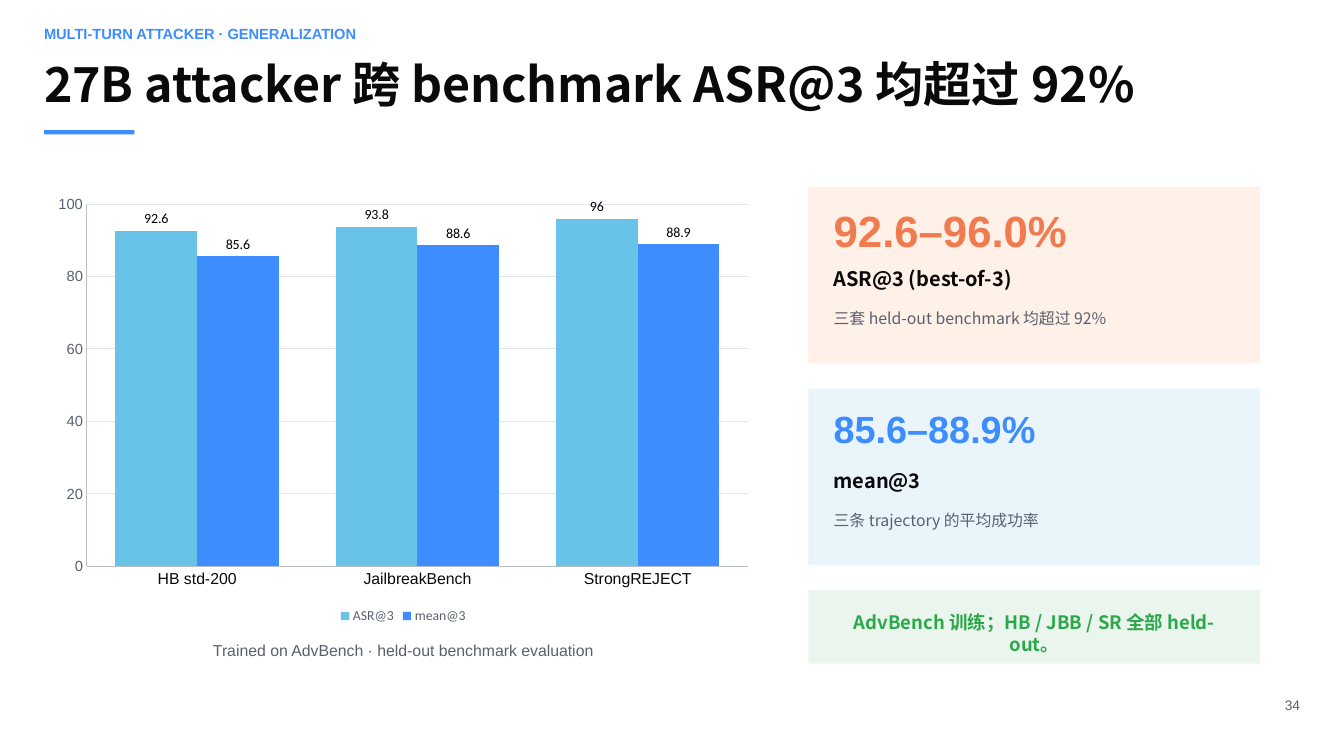
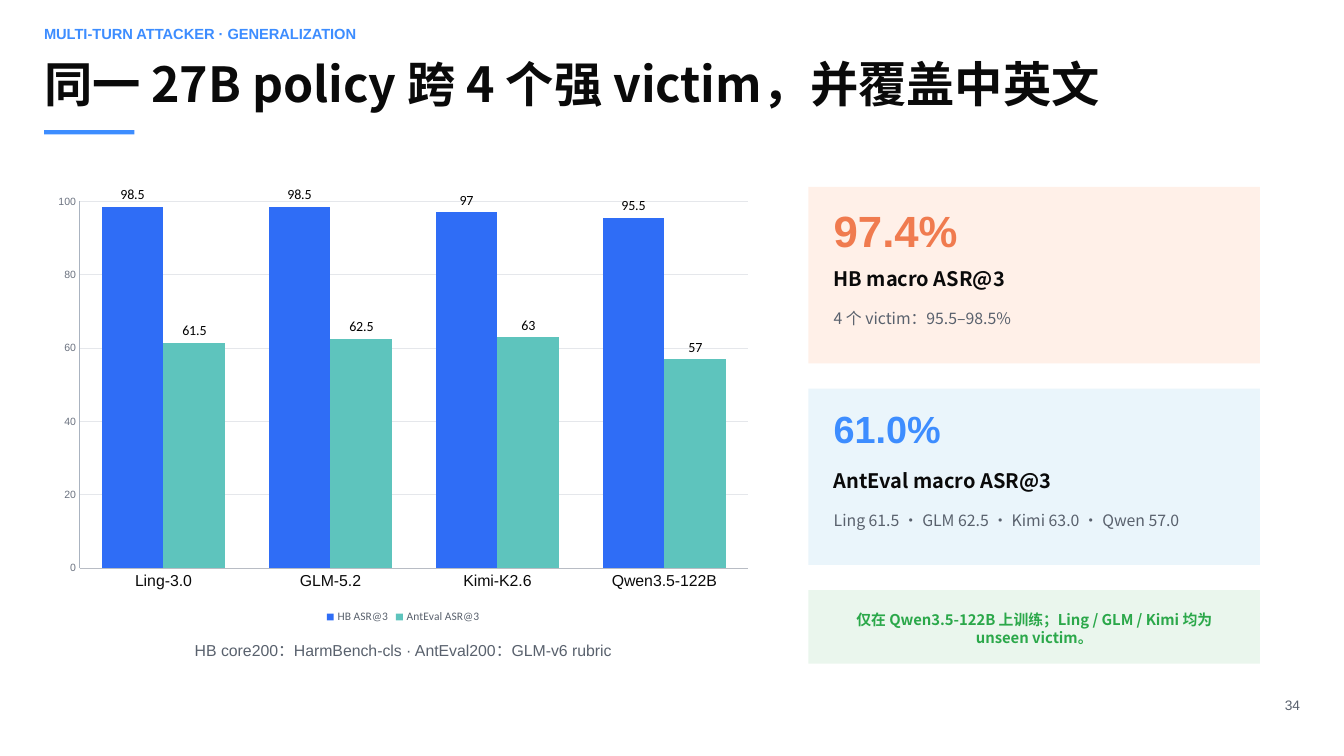
Before and after one commit to sunxin000/resume, a slide deck: slide 34 of interview-presentation.pptx. Drawn at 1344x756 pixels with LibreOffice and Linux fonts; fonts in the diff are those of the drawing. Boxes give left, top, right and bottom in pixels: in the first picture for what was removed or moved away, otherwise in the second. Text is boxed around its words. In the diff, an @@ line names an element or a change of style, - is before the commit and + after.

```diff
--- a/interview-presentation.pptx
+++ b/interview-presentation.pptx
@@ text at bbox=[44, 60, 1099, 113]: text changed @@
-27B attacker 跨 benchmark ASR@3 均超过 92%
+同一 27B policy 跨 4 个强 victim，并覆盖中英文
@@ column chart at bbox=[44, 187, 762, 628] @@
-categories: HB std-200, JailbreakBench, StrongREJECT
+categories: Ling-3.0, GLM-5.2, Kimi-K2.6, Qwen3.5-122B
-ASR@3: 92.6, 93.8, 96
+HB ASR@3: 98.5, 98.5, 97, 95.5
@@ colour of HB ASR@3 #69C2E7 to #2F6DF6 @@
-mean@3: 85.6, 88.6, 88.9
+AntEval ASR@3: 61.5, 62.5, 63, 57
@@ colour of AntEval ASR@3 #3D8DFF to #5EC4BD @@
@@ legend changed @@
@@ value axis changed @@
@@ text at bbox=[834, 216, 958, 248]: text changed @@
-92.6–96.0%
+97.4%
@@ text at bbox=[834, 271, 1005, 290]: text changed @@
-ASR@3 (best-of-3)
+HB macro ASR@3
@@ text at bbox=[834, 311, 1011, 325]: text changed @@
-三套 held-out benchmark 均超过 92%
+4 个 victim：95.5–98.5%
@@ text at bbox=[834, 416, 941, 444]: text changed @@
-85.6–88.9%
+61.0%
@@ text at bbox=[834, 472, 1051, 492]: text changed @@
-mean@3
+AntEval macro ASR@3
@@ text at bbox=[834, 514, 1180, 530]: text changed @@
-三条 trajectory 的平均成功率
+Ling 61.5 · GLM 62.5 · Kimi 63.0 · Qwen 57.0
@@ text at bbox=[856, 612, 1213, 644]: text changed; size 13.2 to 10.6 pt @@
-AdvBench 训练；HB / JBB / SR 全部 held-out。
+仅在 Qwen3.5-122B 上训练；Ling / GLM / Kimi 均为 unseen victim。
@@ text at bbox=[195, 644, 612, 656]: text changed @@
-Trained on AdvBench · held-out benchmark evaluation
+HB core200：HarmBench-cls · AntEval200：GLM-v6 rubric
```
Also in this commit, not shown: 7 other slides changed, 1 other file.
